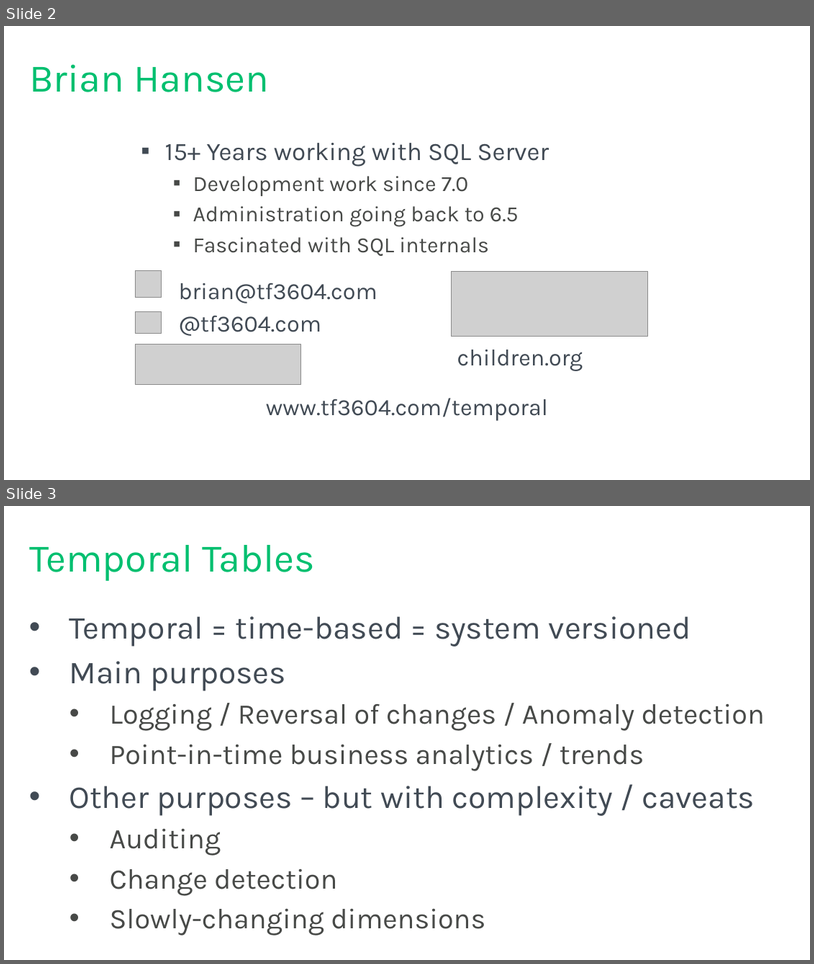
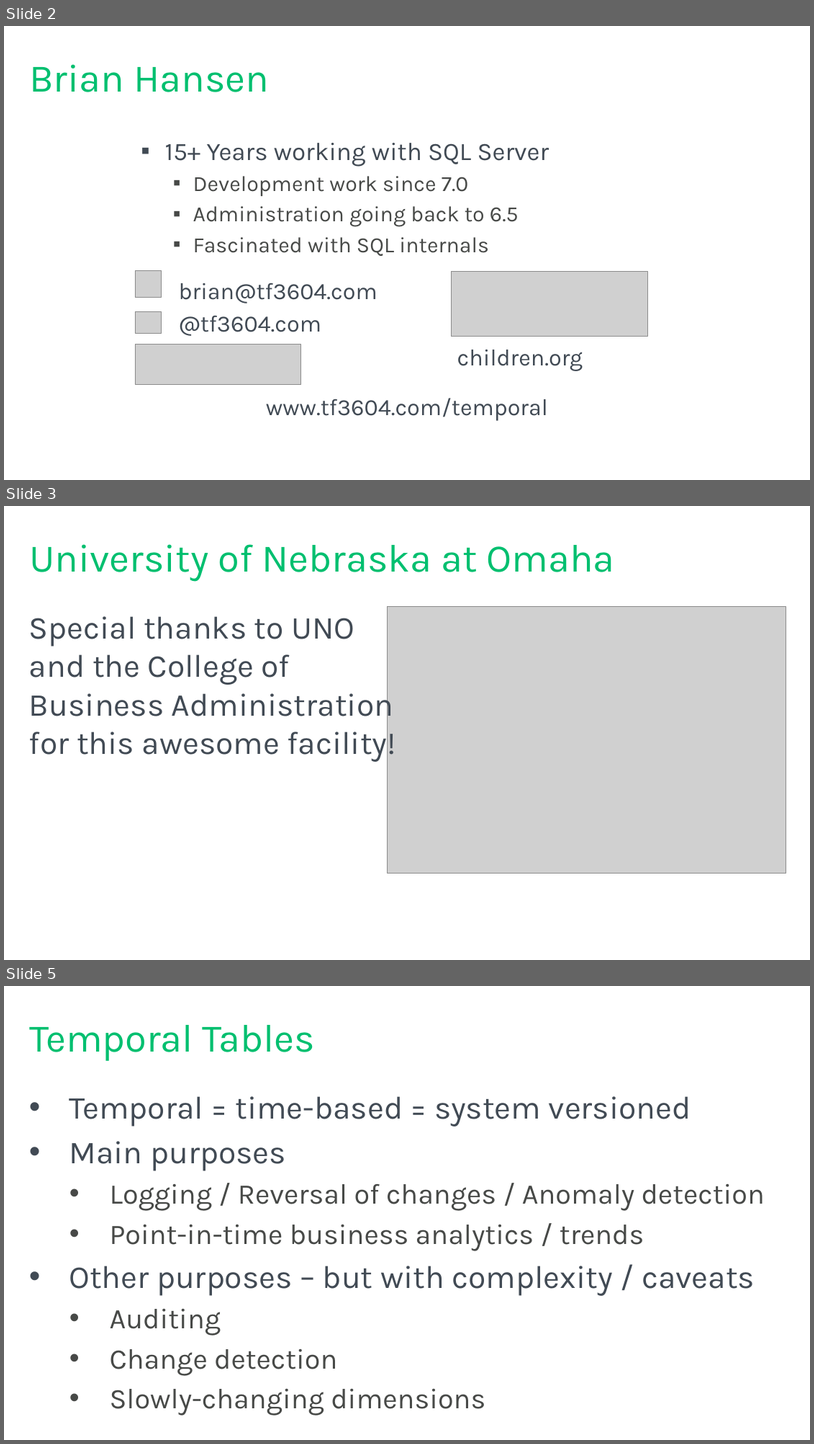
Before and after one commit to tf3604/RememberWhenTemporal, a slide deck: Temporal.pptx. Shown one above the other, each under a label of ours: slides 2 and 3 before the commit, slides 2, 3 and 5 after it; the slides between them are not shown. The pictures are 814x964 and 814x1444 pixels, drawn with LibreOffice and Linux fonts; fonts in the diff are those of the drawing; grey boxes stand for pictures; background and template pictures are left out. Boxes give left, top, right and bottom in pixels: in the first picture for what was removed or moved away, otherwise in the second. Text is boxed around its words. In the diff, an @@ line names an element or a change of style, - is before the commit and + after.

Commit message:
Add Omaha-specific slides.

```diff
--- a/Temporal.pptx
+++ b/Temporal.pptx
@@ slide 3 added at <box>4,506,810,960</box>, background #FFFFFF @@
@@ title added at <box>29,544,615,582</box>, 44 pt, text #00BF6F @@
+University of Nebraska at Omaha
@@ picture added at <box>387,607,786,872</box> @@
@@ text added at <box>29,616,396,762</box>, 36 pt, text #414A54 @@
+Special thanks to UNO and the College of Business Administration for this awesome facility!
@@ what was slide 3 is now slide 5 @@
```
Also in this commit, not shown: 1 other slide added.
